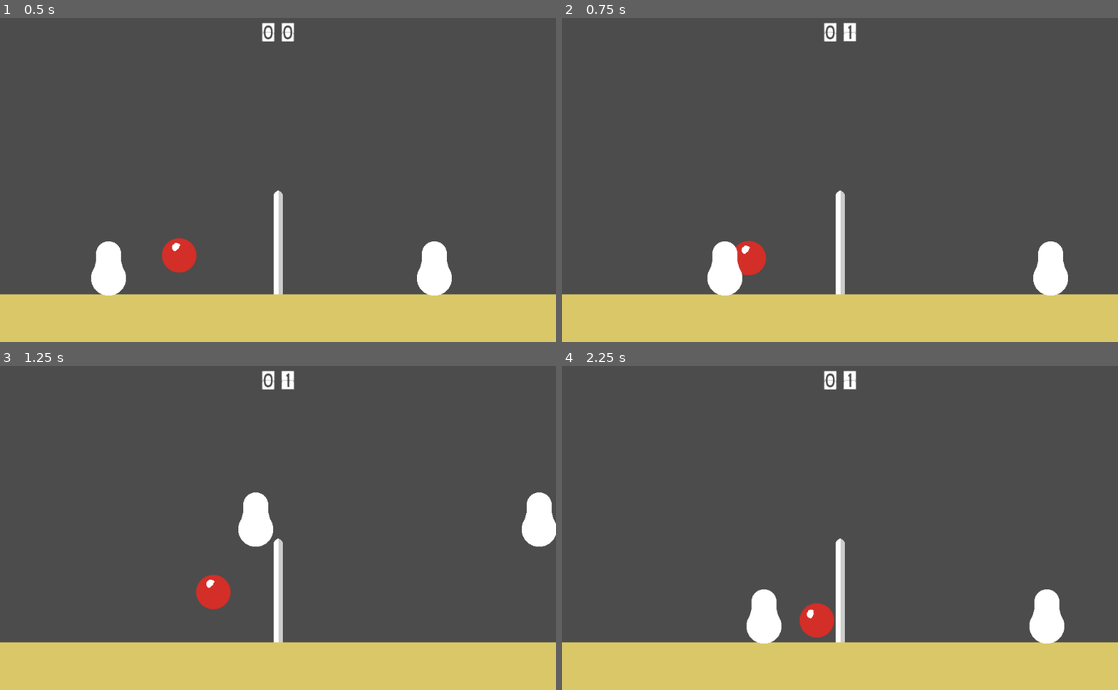
Above: before the commit, frames 1-4 (two rows, left to right).
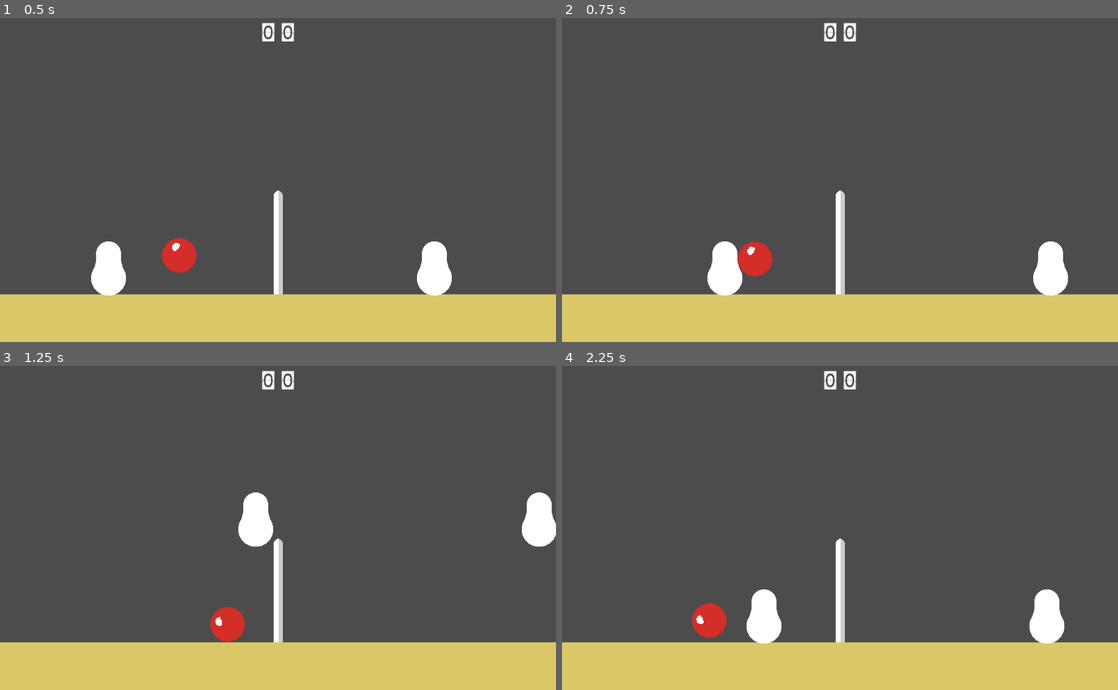
Above: after the commit, the same moments.

Repository: royludo/BV3
Game: Godot game, scene res://mainScene.tscn
The game is run twice, just before and just after one commit, with the same random seed, the same clock (stepped at 60 frames per second) and the same inputs.
Inputs:
- Up to frame 1 (0.5 s): no input
- Up to frame 2 (0.75 s): hold Right (move_right) from 0.53 s (still down)
- Up to frame 3 (1.25 s): keep holding Right (move_right); tap Up (jump) at 0.77 s
- Up to frame 4 (2.25 s): tap Up (jump) at 1.52 s; release Right (move_right) at 2.03 s; hold Left (move_left) from 2.03 s (still down)

Frame 1 is identical in both runs. In frame 2, 0.3% of the frame differs, in the area x 31-53%, y 2-80%; in frame 3, 1.1%; in frame 4, 1.1%, in the area x 23-53%, y 2-84%.
Error after the commit: Invalid call. Nonexistent function 'is_network_master' in base 'Nil'. (res://mainScene.gd:153)

Commit message:
rpc calls for ball pos synced and only and ball collision

Diff:
--- a/ball.gd
+++ b/ball.gd
@@ -11,6 +11,7 @@
 onready var last_transform = get_transform()
 onready var last_linear_velocity = get_linear_velocity()
 onready var last_angular_velocity = get_angular_velocity()
+onready var doUpdate = false
 
 func constructor(side):
 	set_position(ball_start_pos[side])
@@ -20,9 +21,11 @@
 	last_transform = transform
 	last_linear_velocity = linear
 	last_angular_velocity = angular
+	doUpdate = true
 
 func _integrate_forces(state):
-	if Globals.is_online_multi and not get_tree().is_network_server():
+	if Globals.is_online_multi and doUpdate:# and not get_tree().is_network_server():
 		state.set_transform(last_transform)
 		state.set_linear_velocity(last_linear_velocity)
 		state.set_angular_velocity(last_angular_velocity)
+		doUpdate = false
--- a/mainScene.gd
+++ b/mainScene.gd
@@ -53,11 +53,13 @@
 			Globals.players[1].set_position(TEAM_LEFT_PLAYER_START_POS)
 			Globals.players[1].player_team = Globals.Teams.TEAM_LEFT
 			Globals.players[0].player_team = Globals.Teams.TEAM_RIGHT
+			last_body_touch = Globals.players[0]
 		else:
 			Globals.players[0].set_position(TEAM_LEFT_PLAYER_START_POS)
 			Globals.players[1].set_position(TEAM_RIGHT_PLAYER_START_POS)
 			Globals.players[0].player_team = Globals.Teams.TEAM_LEFT
 			Globals.players[1].player_team = Globals.Teams.TEAM_RIGHT
+			last_body_touch = Globals.players[1]
 
 		print("Created player for local with id: " + str(Globals.players[0].get_name()) + \
 				" and player for remote with id: " + str(Globals.players[1].get_name()))
@@ -82,13 +84,13 @@
 
 func _physics_process(delta):
 	delta_count += 1
-	if Globals.is_online_multi:
-		if get_tree().is_network_server():
-			process_ball(delta)
-			rpc_unreliable("set_ball_position", ball.get_transform(), \
-			ball.linear_velocity, ball.angular_velocity)
-	else:
-		process_ball(delta)
+#	if Globals.is_online_multi:
+#		if get_tree().is_network_server():
+#			process_ball(delta)
+#			rpc_unreliable("set_ball_position", ball.get_transform(), \
+#			ball.linear_velocity, ball.angular_velocity)
+#	else:
+	process_ball(delta)
 
 
 func process_ball(delta):
@@ -107,9 +109,10 @@
 		ball.set_linear_velocity(new_speed)
 
 
-puppet func set_ball_position(transform:Transform2D, linearVelocity:Vector2,\
+sync func set_ball_position(transform:Transform2D, linearVelocity:Vector2,\
 angularVelocity):
 	ball.set_last_variables(transform, linearVelocity, angularVelocity)
+	pass
 
 # arrow appears when ball leaves screen
 func draw_ball_pointer_at(x):
@@ -130,9 +133,14 @@
 # redirected signal from the ball to here
 func _on_ball_collision(body):
 	if Globals.is_online_multi:
-		if get_tree().is_network_server():
-			process_ball_collision(body)
-			# rpc_unreliable("set_ball_position", ball.get_transform())
+#		if get_tree().is_network_server():
+#			process_ball_collision(body)
+#			# rpc_unreliable("set_ball_position", ball.get_transform())
+#			rpc_unreliable("set_ball_position", ball.get_transform(), \
+#			ball.linear_velocity, ball.angular_velocity)
+		process_ball_collision(body)
+		#rpc_unreliable("set_ball_position", ball.get_transform(), \
+		#ball.linear_velocity, ball.angular_velocity)
 	else:
 		process_ball_collision(body)
 
@@ -141,6 +149,12 @@
 		return
 	print("collision with: " + str(body.get_name()))
 	var other_team
+
+	if last_body_touch.is_network_master():
+		print("I am " + str(get_tree().get_network_unique_id()) + " update ball pos")
+		rpc_unreliable("set_ball_position", ball.get_transform(), \
+		ball.linear_velocity, ball.angular_velocity)
+
 	if body is TileMap and body.get_name() == "TileMapGround":
 		# determine side where ball touched ground from its coords
 		var side
